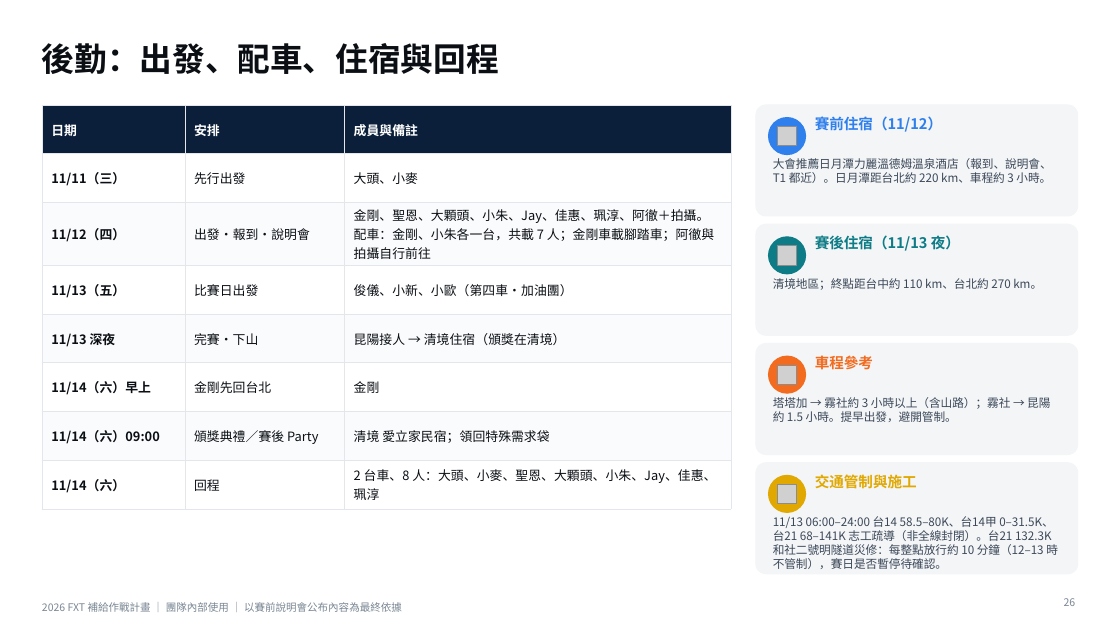
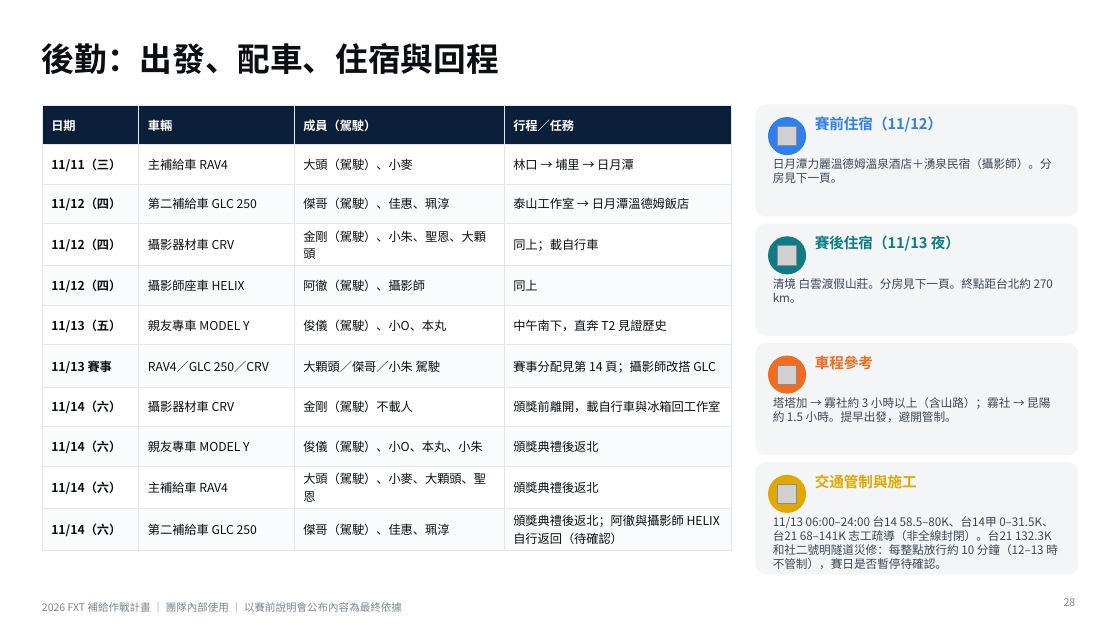
Before and after one commit to powermovebboy-sys/Race-site, a slide deck: slide 28 of deck/2026_FXT_補給作戰計畫.pptx (slide 26 before the commit). Drawn at 1120x630 pixels with LibreOffice and Linux fonts; fonts in the diff are those of the drawing; grey boxes stand for pictures. Boxes give left, top, right and bottom in pixels: in the first picture for what was removed or moved away, otherwise in the second. Text is boxed around its words. In the diff, an @@ line names an element or a change of style, - is before the commit and + after.

```diff
--- a/deck/2026_FXT_補給作戰計畫.pptx
+++ b/deck/2026_FXT_補給作戰計畫.pptx
@@ table at (x1=42, y1=105, x2=731, y2=548) @@
-日期 | 安排 | 成員與備註
-11/11（三） | 先行出發 | 大頭、小麥
-11/12（四） | 出發・報到・說明會 | 金剛、聖恩、大顆頭、小朱、Jay、佳惠、珮淳、阿徹＋拍攝。配車：金剛、小朱各一台，共載 7 人；金剛車載腳踏車；阿徹與拍攝自行前往
-11/13（五） | 比賽日出發 | 俊儀、小新、小歐（第四車・加油團）
-11/13 深夜 | 完賽・下山 | 昆陽接人 → 清境住宿（頒獎在清境）
-11/14（六）早上 | 金剛先回台北 | 金剛
-11/14（六）09:00 | 頒獎典禮／賽後 Party | 清境 愛立家民宿；領回特殊需求袋
-11/14（六） | 回程 | 2 台車、8 人：大頭、小麥、聖恩、大顆頭、小朱、Jay、佳惠、珮淳
+日期 | 車輛 | 成員（駕駛） | 行程／任務
+11/11（三） | 主補給車 RAV4 | 大頭（駕駛）、小麥 | 林口 → 埔里 → 日月潭
+11/12（四） | 第二補給車 GLC 250 | 傑哥（駕駛）、佳惠、珮淳 | 泰山工作室 → 日月潭溫德姆飯店
+11/12（四） | 攝影器材車 CRV | 金剛（駕駛）、小朱、聖恩、大顆頭 | 同上；載自行車
+11/12（四） | 攝影師座車 HELIX | 阿徹（駕駛）、攝影師 | 同上
+11/13（五） | 親友專車 MODEL Y | 俊儀（駕駛）、小O、本丸 | 中午南下，直奔 T2 見證歷史
+11/13 賽事 | RAV4／GLC 250／CRV | 大顆頭／傑哥／小朱 駕駛 | 賽事分配見第 14 頁；攝影師改搭 GLC
+11/14（六） | 攝影器材車 CRV | 金剛（駕駛）不載人 | 頒獎前離開，載自行車與冰箱回工作室
+11/14（六） | 親友專車 MODEL Y | 俊儀（駕駛）、小O、本丸、小朱 | 頒獎典禮後返北
+11/14（六） | 主補給車 RAV4 | 大頭（駕駛）、小麥、大顆頭、聖恩 | 頒獎典禮後返北
+11/14（六） | 第二補給車 GLC 250 | 傑哥（駕駛）、佳惠、珮淳 | 頒獎典禮後返北；阿徹與攝影師 HELIX 自行返回（待確認）
@@ text at (x1=773, y1=158, x2=1052, y2=183): text changed @@
-大會推薦日月潭力麗溫德姆溫泉酒店（報到、說明會、T1 都近）。日月潭距台北約 220 km、車程約 3 小時。
+日月潭力麗溫德姆溫泉酒店＋湧泉民宿（攝影師）。分房見下一頁。
@@ text at (x1=773, y1=278, x2=1053, y2=303): text changed @@
-清境地區；終點距台中約 110 km、台北約 270 km。
+清境 白雲渡假山莊。分房見下一頁。終點距台北約 270 km。
```
Also in this commit, not shown: 5 other slides changed, 3 slides added, 4 other files.
